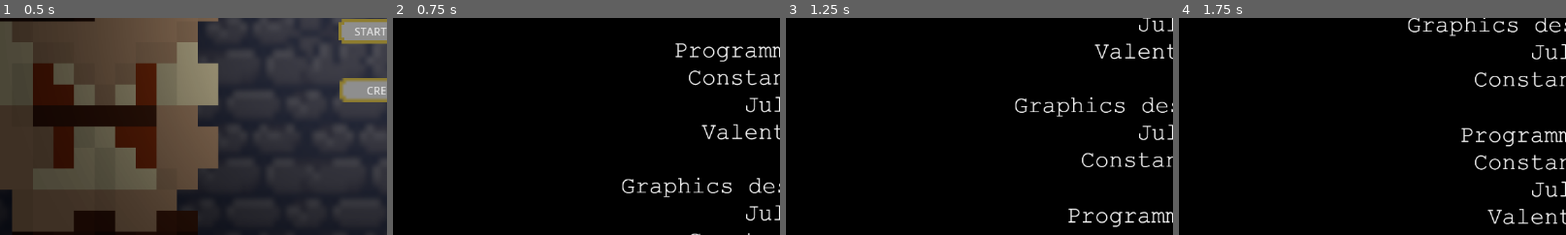
Above: before the commit, frames 1-4 (left to right).
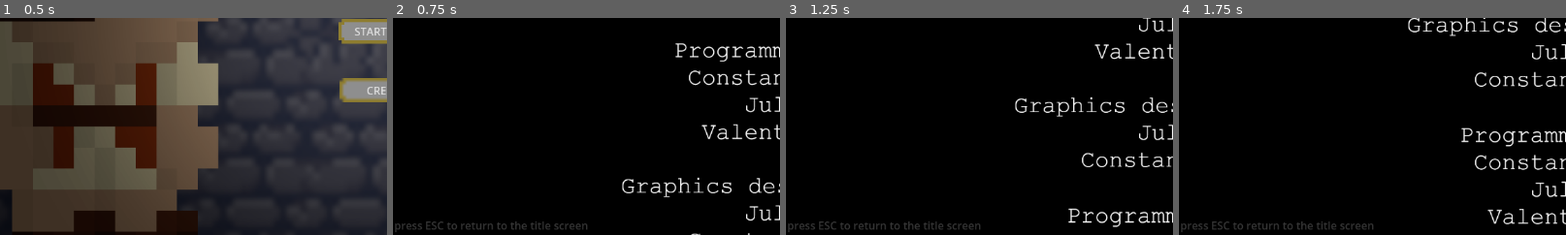
Above: after the commit, the same moments.

Repository: Egorenko/SpielOhneName
Game: Godot game, scene res://titlescreen.tscn
The game is run twice, just before and just after one commit, with the same random seed, the same clock (stepped at 60 frames per second) and the same inputs. The project has no main scene, so this scene is started directly.
Inputs:
- Up to frame 1 (0.5 s): no input
- Up to frame 2 (0.75 s): click "CREDITS" at 0.5 s
- Up to frame 3 (1.25 s): no input
- Up to frame 4 (1.75 s): no input
The pictures show only the part of the screen within x 0-50%, y 50-100%; the shares and areas given below are measured in that part.

Frame 1 is identical in both runs. In frame 2, 0.6% of the frame differs, in the area x 0-51%, y 93-99%; in frame 3, 0.6%; in frame 4, 0.6%.

Commit message:
added a tooltip to the credit screen

Diff:
--- a/spiel-ohne-name/credits.tscn
+++ b/spiel-ohne-name/credits.tscn
@@ -1,8 +1,10 @@
-[gd_scene load_steps=4 format=3 uid="uid://by3txqe1x2qfd"]
+[gd_scene load_steps=5 format=3 uid="uid://by3txqe1x2qfd"]
 
 [ext_resource type="Texture2D" uid="uid://dsmnq0d7oik5v" path="res://assets/Credits.png" id="1_c1t8d"]
 [ext_resource type="Script" uid="uid://bxkeehmlc1cbu" path="res://credits.gd" id="1_g4wvt"]
 [ext_resource type="Script" uid="uid://iv4f7e7waraa" path="res://texture_rect.gd" id="2_g4wvt"]
+
+[sub_resource type="StyleBoxEmpty" id="StyleBoxEmpty_g4wvt"]
 
 [node name="credits" type="Node2D"]
 script = ExtResource("1_g4wvt")
@@ -14,3 +16,12 @@
 scale = Vector2(0.7, 0.7)
 texture = ExtResource("1_c1t8d")
 script = ExtResource("2_g4wvt")
+
+[node name="TextEdit" type="TextEdit" parent="."]
+offset_left = -574.0
+offset_top = 294.0
+offset_right = -274.0
+offset_bottom = 336.0
+theme_override_colors/font_color = Color(0.212305, 0.212305, 0.212305, 1)
+theme_override_styles/normal = SubResource("StyleBoxEmpty_g4wvt")
+text = "press ESC to return to the title screen"
